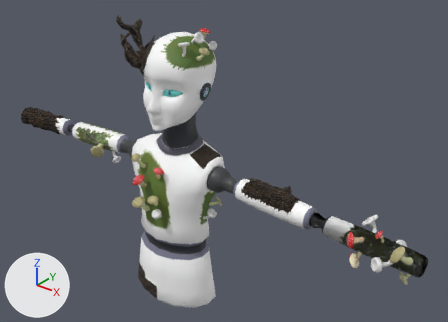
What one commit did to the FBX model Pharos Game Admission - Unity Project/Assets/3D Models/Spriggan/Spriggan final.fbx.
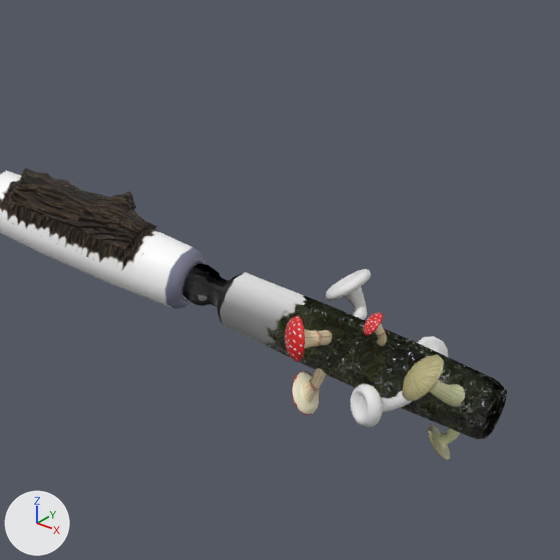
Each version appears first whole from a camera (50 mm lens) standing at (1.391, -1.44, 1.848) and looking at (0.135, 0.131, 0.874), and next in a close-up on the part from 54% to 100% of the width and 36% to 100% of the height. Arrows for +X, +Y and +Z are at lower left; the lights stay in place. Where no turn or scale is listed for an object, it has been applied to the vertices.

Names of what the first close-up shows: 'Arm.l', 'Cylinder', 'Cylinder.001', 'Cylinder.007', 'LowerArm.l', 'Muscaria', 'Muscaria.005'.
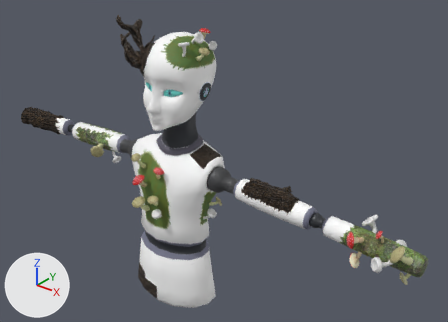
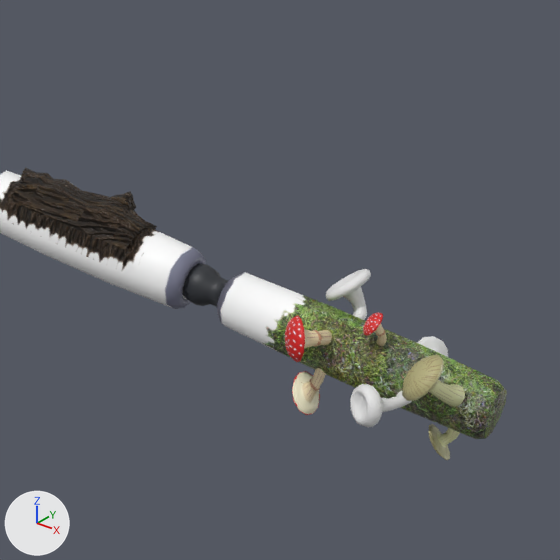
The newer file is also rescaled (x3.333) as a whole; pictures and numbers use the older file's frame.

Pixel boxes [x1, y1, x2, y2] of what changed, in the close-ups (560 x 560 px):
'LowerArm.l', surface changed: [183, 263, 507, 439] in both

Edits to the bpy script that builds the scene:
```text
Change img_lowerarmlefttexture_png:
    img_lowerarmlefttexture_png: load_image('lowerarmLeftTexture.png', 'textures/lowerarmLeftTexture.png', 1024, 1024, 'Non-Color') -> load_image('lowerarmLeftTexture.png', 'textures/lowerarmLeftTexture.png', 1024, 1024, 'sRGB')
Add img_lowerarmleftnormal_png:
    img_lowerarmleftnormal_png = load_image('lowerarmLeftNormal.png', 'textures/lowerarmLeftNormal.png', 1024, 1024, 'Non-Color')
Change mat_material_006:
    where n3 = _N.new('ShaderNodeTexImage'); n3.name = 'Image Texture.001'
    n3.image: img_lowerarmlefttexture_png -> img_lowerarmleftnormal_png
```
